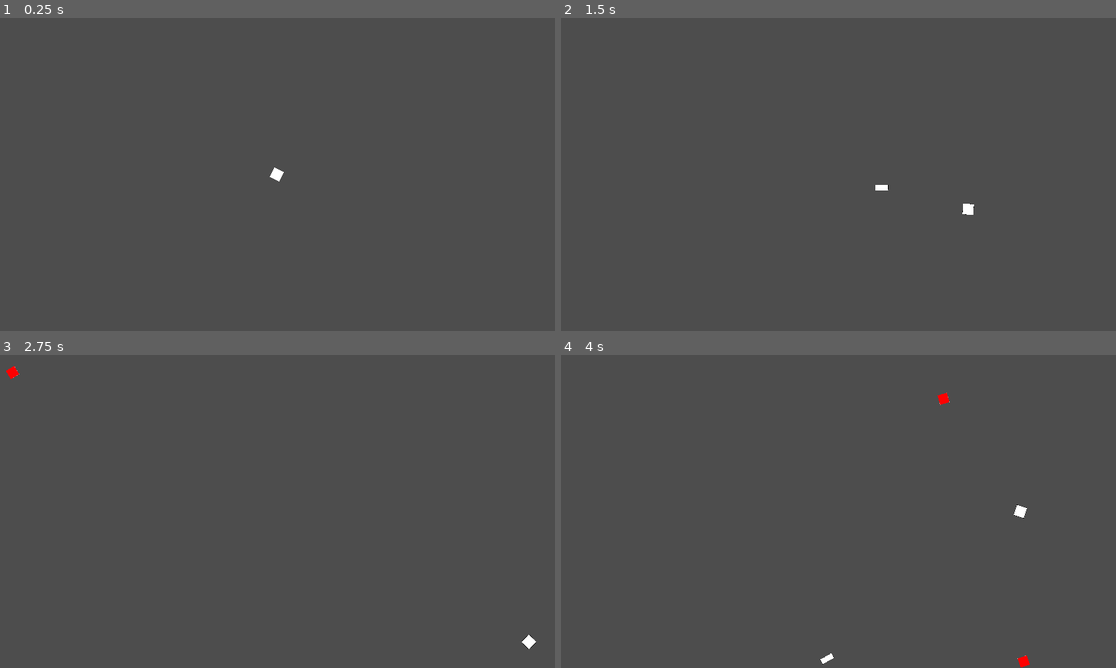
Above: before the commit, frames 1-4 (two rows, left to right).
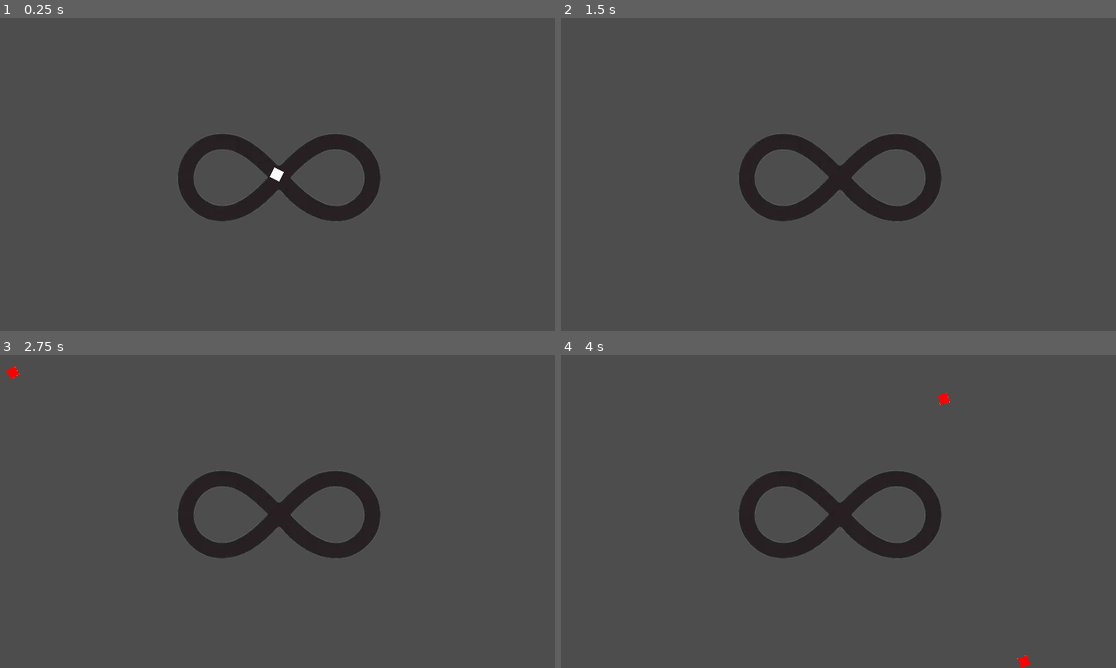
Above: after the commit, the same moments.

Repository: SmallBrainMatt/CS477-Lightning-Game
Game: Godot game, scene res://main.tscn
Two runs of this game, one before a commit and one after it. Both use one fixed random seed, a clock stepped at 60 frames per second and the inputs below.
Inputs (mouse positions are in pixels of both pictures, inside the frame that each line leads up to):
- Up to frame 1 (0.25 s): no input
- Up to frame 2 (1.5 s): tap Enter at 0.5 s; move the mouse to (960, 158) at 0.52 s; hold D (move_right) 0.53-1.28 s; click (960, 158) at 0.6 s; move the mouse to (727, 190) at 1.27 s; hold S (move_down) from 1.28 s (still down); click (727, 190) at 1.35 s
- Up to frame 3 (2.75 s): move the mouse to (333, 442) at 2.02 s; release S (move_down) at 2.03 s; hold D (move_right) from 2.03 s (still down); click (333, 442) at 2.1 s
- Up to frame 4 (4 s): move the mouse to (810, 574) at 2.77 s; release D (move_right) at 2.78 s; hold W (move_up) 2.78-3.53 s; click (810, 574) at 2.85 s; move the mouse to (1005, 558) at 3.52 s; hold A (move_left) from 3.53 s (still down); click (1005, 558) at 3.6 s

The runs differ from the first frame. In frame 1, 4.3% of the frame differs, in the area x 32-69%, y 37-65%; in frame 2, 4.5%; in frame 3, 4.4%; in frame 4, 4.5%, in the area x 32-84%, y 37-99%.

Commit message:
added infinity symbol, player dies when he shoots for some reason

Diff:
--- a/infinity/main.tscn
+++ b/infinity/main.tscn
@@ -1,8 +1,9 @@
-[gd_scene load_steps=5 format=3 uid="uid://djvbjnl255xe"]
+[gd_scene load_steps=6 format=3 uid="uid://djvbjnl255xe"]
 
 [ext_resource type="Script" path="res://main.gd" id="1_fie8u"]
 [ext_resource type="PackedScene" uid="uid://d2xnmrabr3lhd" path="res://player.tscn" id="1_gmyx4"]
 [ext_resource type="PackedScene" uid="uid://c6sj162x4dqja" path="res://mob.tscn" id="2_yns0j"]
+[ext_resource type="Texture2D" uid="uid://cmoijqk6r1arp" path="res://infinite_symb-removebg-preview.png" id="4_2aewh"]
 
 [sub_resource type="Curve2D" id="Curve2D_ghf1m"]
 _data = {
@@ -25,6 +26,9 @@
 position = Vector2(640, 360)
 
 [node name="Player" parent="." instance=ExtResource("1_gmyx4")]
+z_index = 1
+collision_layer = 4
+collision_mask = 3
 
 [node name="MobPath" type="Path2D" parent="."]
 curve = SubResource("Curve2D_ghf1m")
@@ -33,6 +37,22 @@
 position = Vector2(0, 3)
 rotation = -0.00234741
 
+[node name="Area2D" type="Area2D" parent="."]
+position = Vector2(642, 358)
+collision_mask = 4
+metadata/_edit_lock_ = true
+
+[node name="InfiniteSymb-removebg-preview" type="Sprite2D" parent="Area2D"]
+position = Vector2(7.62939e-06, 1.52588e-05)
+scale = Vector2(1.45556, 1.43056)
+texture = ExtResource("4_2aewh")
+metadata/_edit_lock_ = true
+
+[node name="CollisionPolygon2D" type="CollisionPolygon2D" parent="Area2D"]
+build_mode = 1
+polygon = PackedVector2Array(-221, 45, -229, -25, -176, -84, -98, -95, -37, -57, 3, -18, 73, -82, 141, -98, 199, -73, 236, -26, 238, 33, 208, 87, 133, 114, 71, 99, 1, 38, -77, 102, -153, 113, -210, 72)
+metadata/_edit_lock_ = true
+
 [connection signal="timeout" from="MobTimer" to="." method="_on_mob_timer_timeout"]
 [connection signal="timeout" from="StartTimer" to="." method="_on_start_timer_timeout"]
 [connection signal="hit" from="Player" to="." method="game_over"]
--- a/infinity/project.godot
+++ b/infinity/project.godot
@@ -52,3 +52,10 @@
 "events": [Object(InputEventMouseButton,"resource_local_to_scene":false,"resource_name":"","device":-1,"window_id":0,"a …(253 unchanged characters)…
 ]
 }
+
+[layer_names]
+
+2d_physics/layer_1="outside wall"
+2d_physics/layer_2="inside wall"
+2d_physics/layer_3="player and mobs"
+2d_physics/layer_4="bullets"
Binary file added: infinity/infinite_symb-removebg-preview.png
Not shown, added: infinity/infinite_symb-removebg-preview.png.import
Binary file added: infinity/infinite_symb.png
Not shown, added: infinity/infinite_symb.png.import
